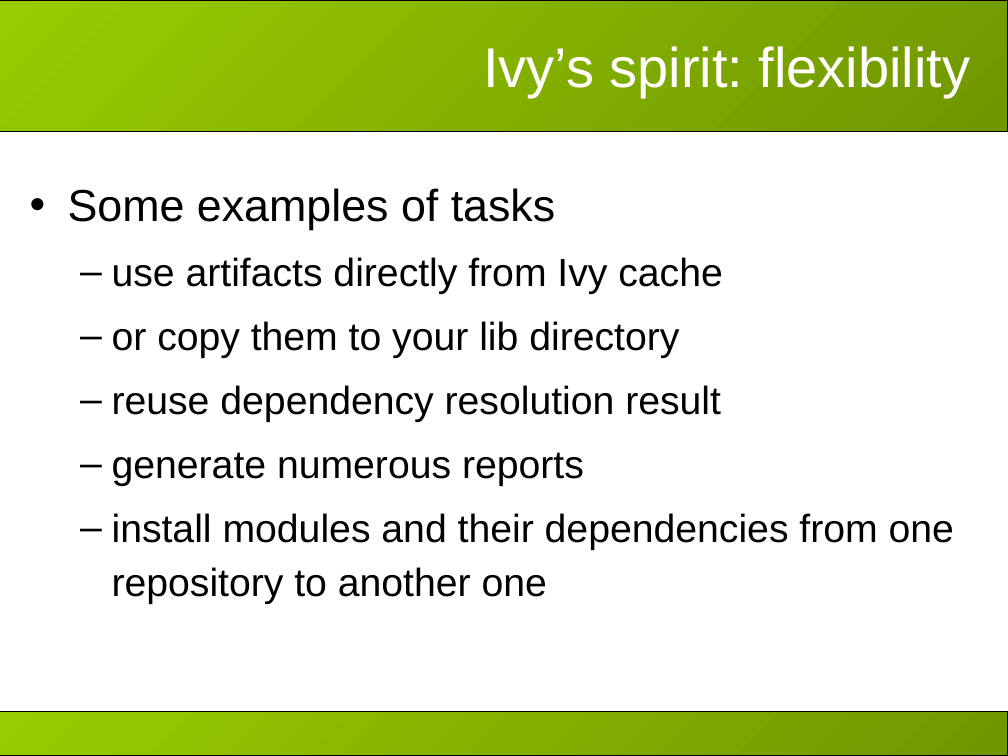
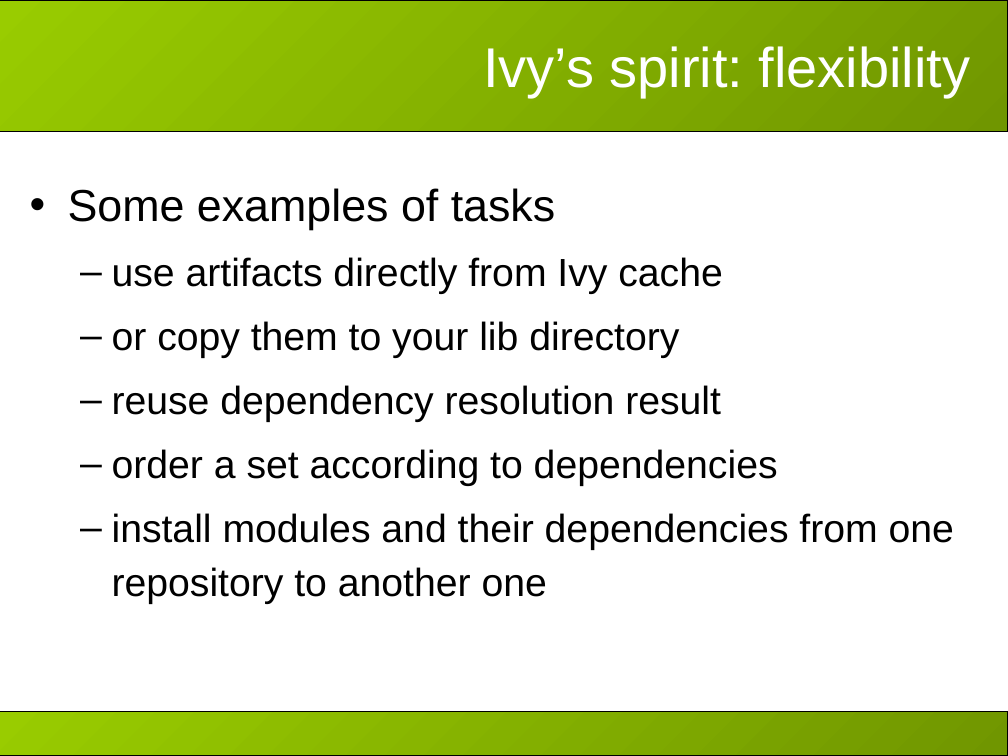
Before and after one commit to apache/ant-ivy, a slide deck: slide 25 of doc/presentations/apache-con-2007/slides.ppt. Drawn at 1008x756 pixels with LibreOffice and Linux fonts; fonts in the diff are those of the drawing; background and template pictures are left out. Boxes give left, top, right and bottom in pixels: in the first picture for what was removed or moved away, otherwise in the second. Text is boxed around its words. In the diff, an @@ line names an element or a change of style, - is before the commit and + after.

```diff
--- a/doc/presentations/apache-con-2007/slides.ppt
+++ b/doc/presentations/apache-con-2007/slides.ppt
@@ text at [112,449,778,486]: text changed @@
-  – generate numerous reports
+  – order a set according to dependencies
```
Also in this commit, not shown: 4 other slides changed, 13 other files.
